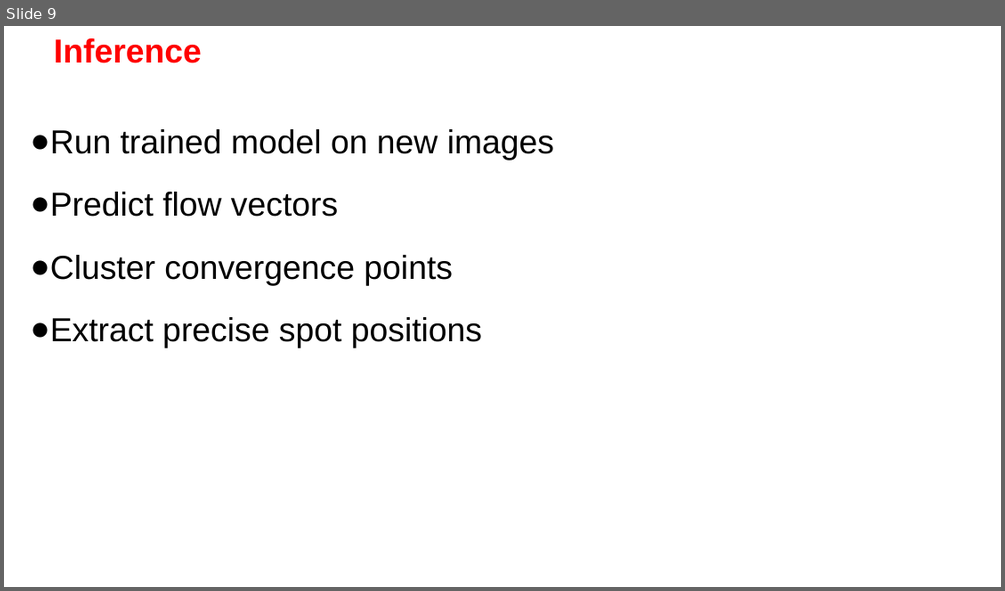
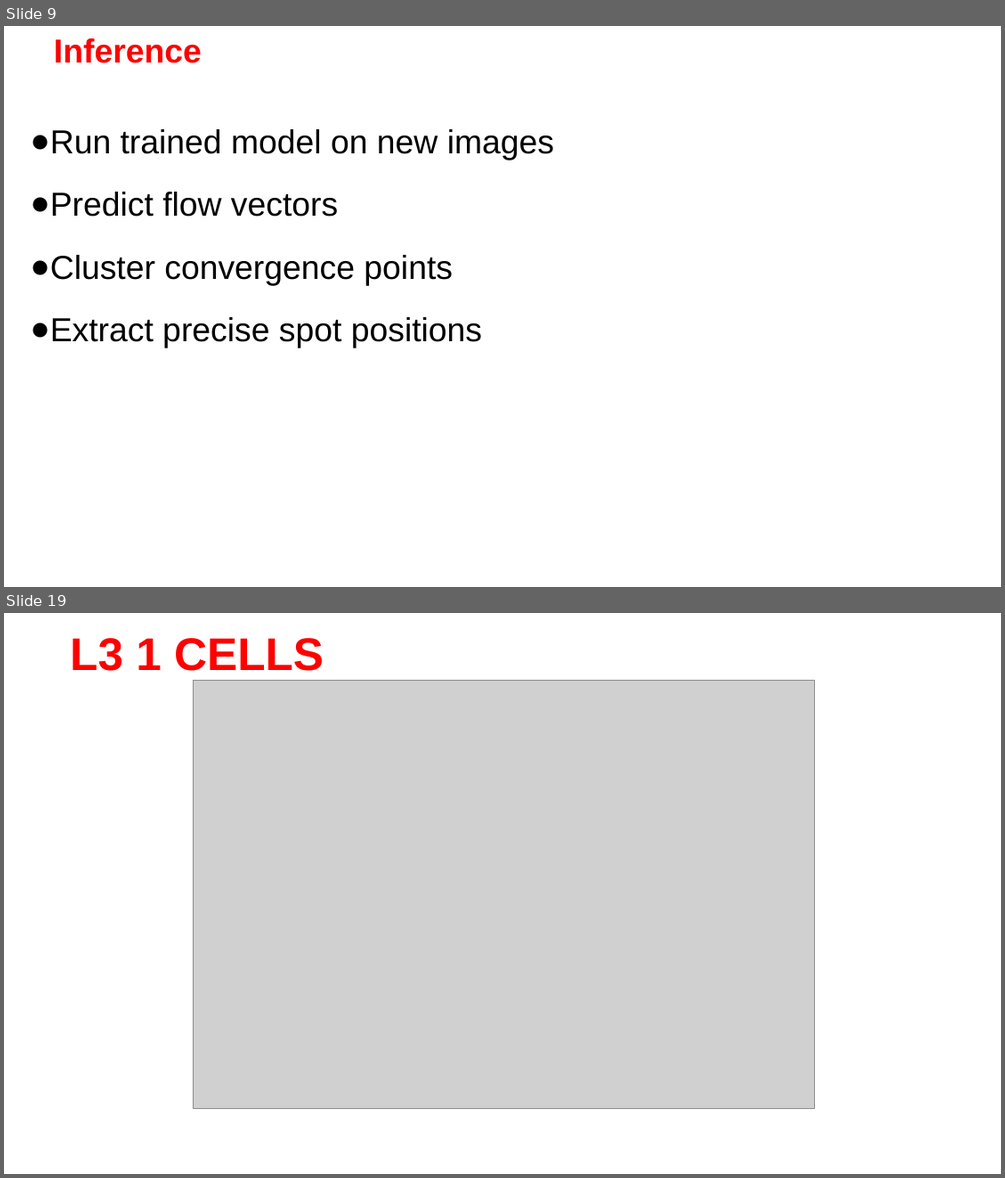
Before and after one commit to Nahuel88Ar/Lysosomes, a slide deck: SPOTIFLOW.pptx. Shown one above the other, each under a label of ours: slide 9 before the commit, slides 9 and 19 after it; the slides between them are not shown. The pictures are 1005x591 and 1005x1178 pixels, drawn with LibreOffice and Linux fonts; fonts in the diff are those of the drawing; grey boxes stand for pictures; background and template pictures are left out. Boxes give left, top, right and bottom in pixels: in the first picture for what was removed or moved away, otherwise in the second. Text is boxed around its words. In the diff, an @@ line names an element or a change of style, - is before the commit and + after.

```diff
--- a/SPOTIFLOW.pptx
+++ b/SPOTIFLOW.pptx
@@ slide 19 added at <box>4,613,1001,1174</box>, background picture (left out) @@
@@ text added at <box>70,638,324,671</box>, 44 pt, text #FF0000, bold @@
+L3 1 CELLS
@@ picture added at <box>194,680,814,1108</box> @@
```
Also in this commit, not shown: 1 slide changed, 9 other slides added, 7 slides removed.
